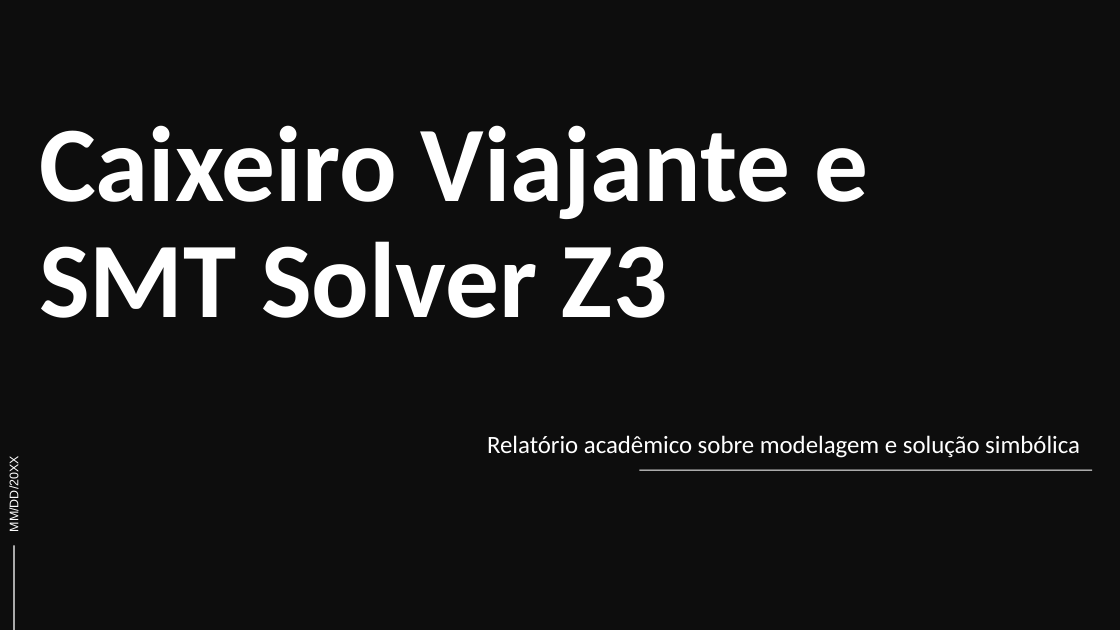
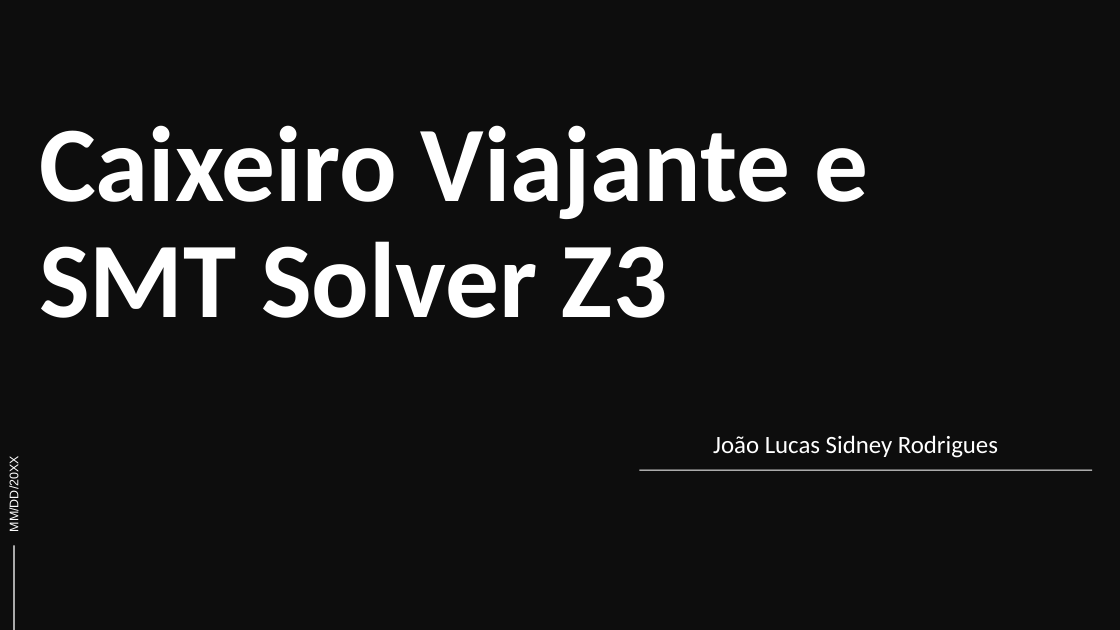
Before and after one commit to JaoLucass/FinalProject_DCC606_Tema_10_RR_2025, a slide deck: slide 1 of Apresentacao.pptx. Drawn at 1120x630 pixels with LibreOffice and Linux fonts; fonts in the diff are those of the drawing. Boxes give left, top, right and bottom in pixels: in the first picture for what was removed or moved away, otherwise in the second. Text is boxed around its words. In the diff, an @@ line names an element or a change of style, - is before the commit and + after.

```diff
--- a/Apresentacao.pptx
+++ b/Apresentacao.pptx
@@ subtitle at [713, 435, 998, 458]: text changed @@
-Relatório acadêmico sobre modelagem e solução simbólica
+João Lucas Sidney Rodrigues
```
Also in this commit, not shown: 2 other slides changed.
